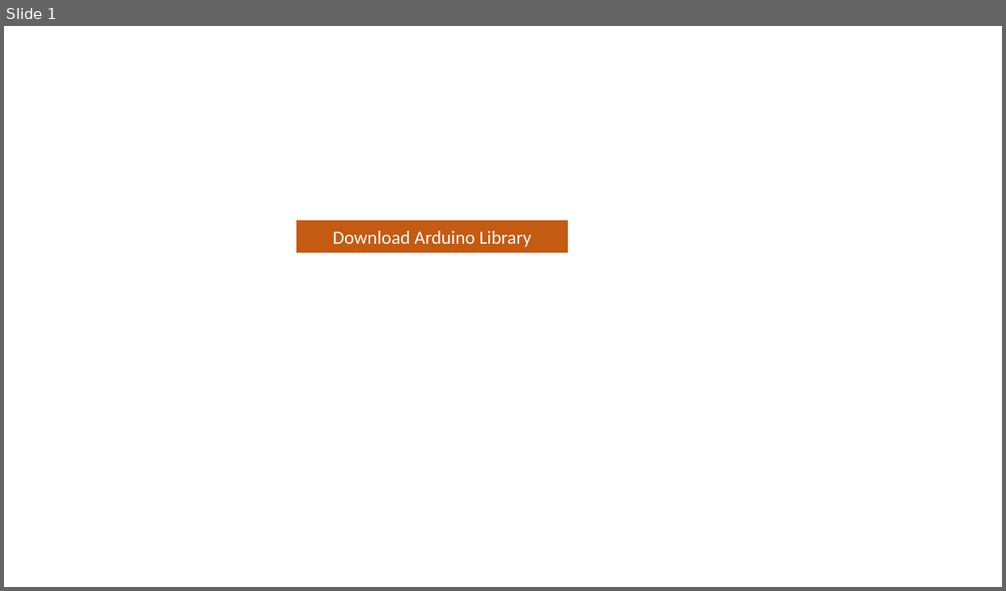
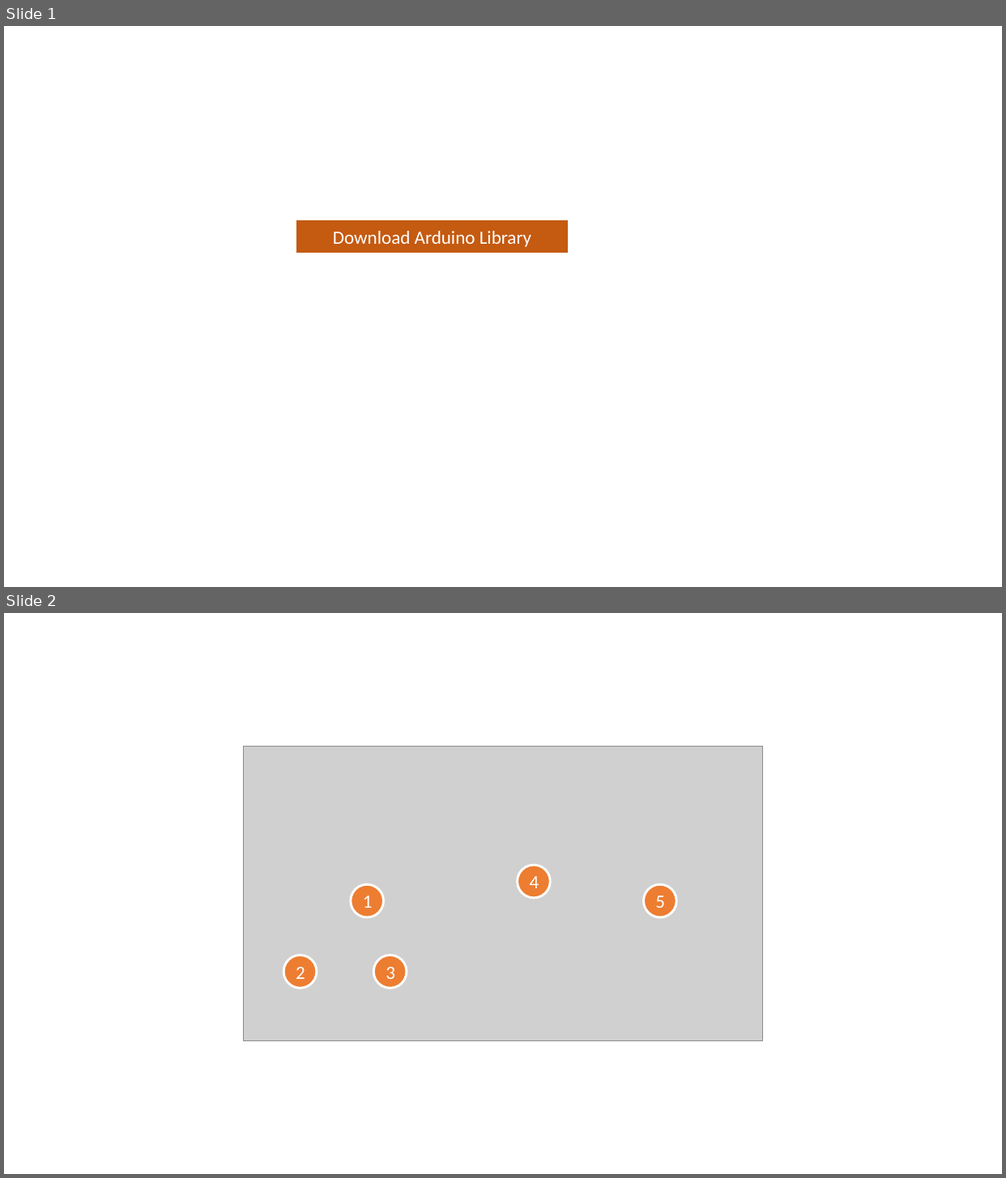
Before and after one commit to SeeedDocument/Grove_LoRa_Radio, a slide deck: img/New Microsoft PowerPoint 演示文稿.pptx. Shown one above the other, each under a label of ours: slide 1 before the commit, slides 1 and 2 after it. The pictures are 1006x591 and 1006x1178 pixels, drawn with LibreOffice and Linux fonts; fonts in the diff are those of the drawing; grey boxes stand for pictures. Boxes give left, top, right and bottom in pixels: in the first picture for what was removed or moved away, otherwise in the second. Text is boxed around its words. In the diff, an @@ line names an element or a change of style, - is before the commit and + after.

```diff
--- a/img/New Microsoft PowerPoint 演示文稿.pptx
+++ b/img/New Microsoft PowerPoint 演示文稿.pptx
@@ slide 2 added at (4,613,1002,1174), background #FFFFFF @@
@@ picture added at (243,747,763,1041) @@
@@ ellipse added at (518,865,551,898), fill #ED7D31, outline #FFFFFF 2.25 pt, 18 pt, text #FFFFFF @@
+4
@@ ellipse added at (351,884,384,918), fill #ED7D31, outline #FFFFFF 2.25 pt, 18 pt, text #FFFFFF @@
+1
@@ ellipse added at (643,884,676,918), fill #ED7D31, outline #FFFFFF 2.25 pt, 18 pt, text #FFFFFF @@
+5
@@ ellipse added at (284,955,317,988), fill #ED7D31, outline #FFFFFF 2.25 pt, 18 pt, text #FFFFFF @@
+2
@@ ellipse added at (374,955,407,988), fill #ED7D31, outline #FFFFFF 2.25 pt, 18 pt, text #FFFFFF @@
+3
```
Also in this commit, not shown: 4 other files.
